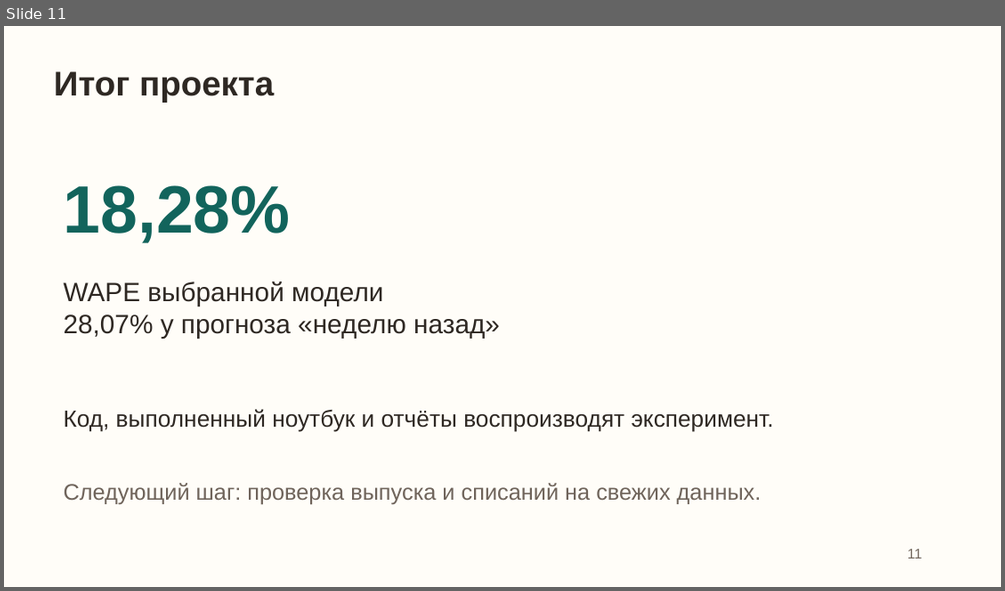
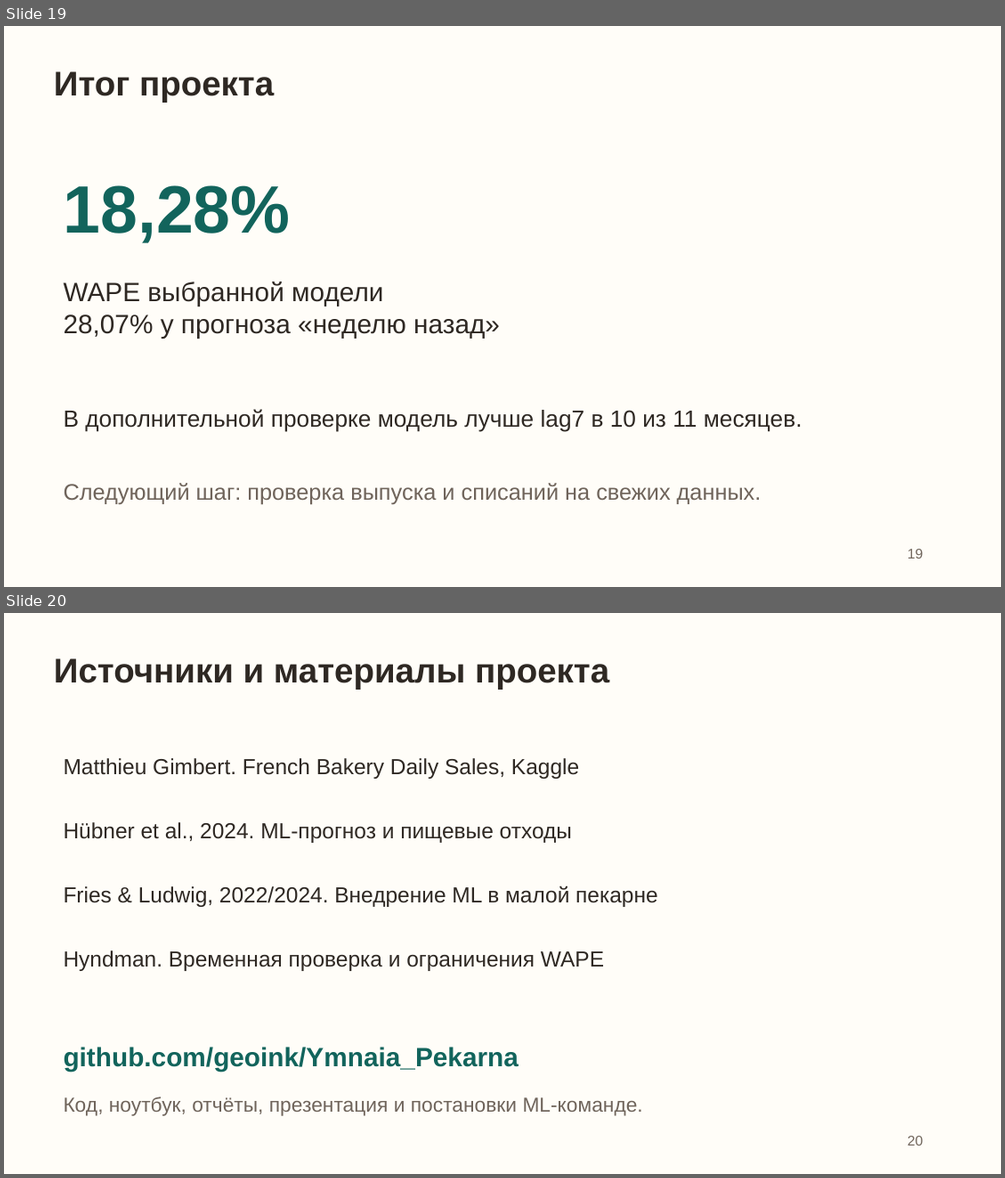
Before and after one commit to geoink/Ymnaia_Pekarna, a slide deck: docs/presentation.pptx. Shown one above the other, each under a label of ours: slide 11 before the commit, slides 19 and 20 after it. The pictures are 1005x591 and 1005x1178 pixels, drawn with LibreOffice and Linux fonts; fonts in the diff are those of the drawing. Boxes give left, top, right and bottom in pixels: in the first picture for what was removed or moved away, otherwise in the second. Text is boxed around its words. In the diff, an @@ line names an element or a change of style, - is before the commit and + after.

```diff
--- a/docs/presentation.pptx
+++ b/docs/presentation.pptx
@@ slide 20 added at box(4, 613, 1001, 1174), background #FFFDF8 @@
@@ text added at box(54, 658, 609, 690), 33 pt, text #2E2823, bold @@
+Источники и материалы проекта
@@ text added at box(64, 758, 579, 779), 21 pt, text #2E2823 @@
+Matthieu Gimbert. French Bakery Daily Sales, Kaggle
@@ text added at box(64, 822, 572, 843), 21 pt, text #2E2823 @@
+Hübner et al., 2024. ML-прогноз и пищевые отходы
@@ text added at box(64, 885, 658, 907), 21 pt, text #2E2823 @@
+Fries & Ludwig, 2022/2024. Внедрение ML в малой пекарне
@@ text added at box(64, 950, 604, 971), 21 pt, text #2E2823 @@
+Hyndman. Временная проверка и ограничения WAPE
@@ text added at box(64, 1046, 518, 1070), 25.5 pt, text #12645C, bold @@
+github.com/geoink/Ymnaia_Pekarna
@@ text added at box(64, 1096, 643, 1116), 19.5 pt, text #6F645B @@
+Код, ноутбук, отчёты, презентация и постановки ML-команде.
@@ text added at box(907, 1135, 922, 1145), 13.5 pt, text #6F645B @@
+20
@@ what was slide 11 is now slide 19 @@
@@ slide 19 changed as well @@
@@ text at box(64, 409, 802, 432): text changed @@
-Код, выполненный ноутбук и отчёты воспроизводят эксперимент.
+В дополнительной проверке модель лучше lag7 в 10 из 11 месяцев.
@@ text at box(907, 548, 922, 558): text changed @@
-11
+19
```
Also in this commit, not shown: 9 other slides changed, 8 other slides added, 16 other files.
